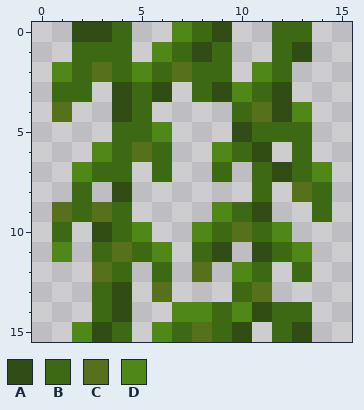
Pixel-art sprite -- vines/textures/vines_jungle_middle.png. That is the earlier state.
The file is 16x16 pixels.
Palette (. is transparent): A #314d15  B #3d6814  C #57701b  D #508719
Pixels before, first column x 1:
 0 .AAB..DBA..BB.
 1 .BBB.DBAB..BA.
 2 DBCBDBCBB.DB..
 3 BB.ABA.BADBA..
 4 C..AB....BCAD.
 5 ...BBD...ABBB.
 6 ..DBCB..DBA.B.
 7 .DBB.B..B.BABD
 8 .B.A......B.CB
 9 CBCB....DBA..B
10 B.ABD..DBCBD..
11 D.BCBD.BA.ABD.
12 ..CB.B.C.DB.B.
13 ..BA.C...BC...
14 ..BA..DDBDABB.
15 .DAB.DBCBA.BA.
The same view after the edit:
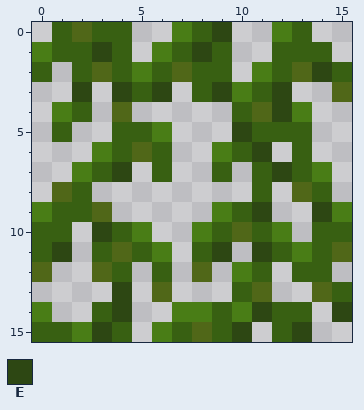
Colours new in this view: E #2d4713
From old to new:
Colour B changes from #3d6814 to #386012.
Colour C changes from #57701b to #506718.
Colour D changes from #508719 to #497d16.
Colour B now appears in row 0 at x 1; in row 1 at x 1 and 14; in row 2 at x 0 and 15; in row 4 at x 2; in row 5 at x 1; in row 10 at x 0 and 14 to 15.
Colour B now appears in row 11 at x 0 and 14; in row 12 at x 14; in row 13 at x 15; in row 15 at x 0 to 1.
The author changed colour A to colour B in row 0 at x 3; in row 1 at x 13.
The author changed colour C to colour B in row 9 at x 1.
Colour C now appears in row 2 at x 13; in row 3 at x 15; in row 8 at x 1; in row 11 at x 15; in row 12 at x 0; in row 13 at x 14.
The author changed colour A to colour C in row 0 at x 2; in row 4 at x 4.
Colour D now appears in row 1 at x 0; in row 9 at x 0 and 15; in row 14 at x 0.
The author changed colour B to colour D in row 0 at x 12.
The author changed colour C to colour D in row 4 at x 1.
Colour E now appears in row 2 at x 14; in row 14 at x 15.
The author changed colour A to colour E in row 0 at x 9; in row 1 at x 8; in row 3 at x 4, 6, 9 and 12; in row 4 at x 12; in row 5 at x 10; in row 6 at x 11.
The author changed colour A to colour E in row 7 at x 12; in row 9 at x 11; in row 10 at x 3; in row 11 at x 9 and 11; in row 13 at x 4; in row 14 at x 4 and 11.
The author changed colour A to colour E in row 15 at x 3, 10 and 13.
The author changed colour B to colour E in row 1 at x 3; in row 3 at x 2; in row 7 at x 4; in row 9 at x 14.
The author changed colour D to colour E in row 11 at x 1.
Colour A is gone in row 8 at x 4.
Colour B is gone in row 3 at x 1; in row 4 at x 5; in row 9 at x 4; in row 13 at x 3.
Colour D is gone in row 2 at x 1.
Boxes around the changes in both pictures, in picture pixels (x1, y1, x2, y2):
changed: (32, 22, 352, 342)
